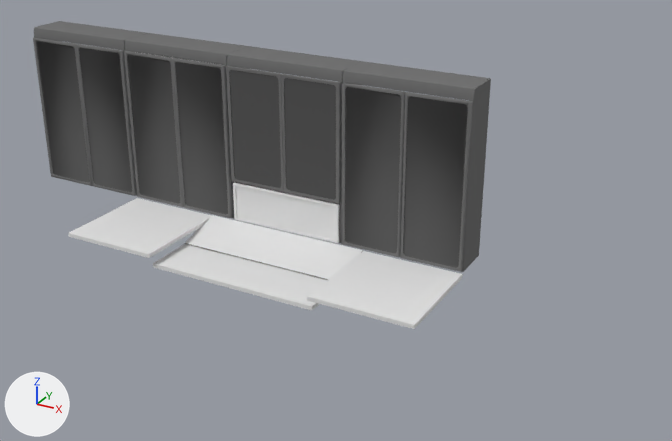
What one commit did to the Blender file images/model.blend.
Before and after are seen from a camera (50 mm lens) standing at (3.45, -5.47, 2.85) and looking at (0.43, 0.01, 0.11). The axes (+X, +Y, +Z) are drawn at lower left. The lights are the same throughout. The older version comes first.

The first picture shows 'Cube.001', 'Cube.002', 'central_cabinet', 'central_table', 'left_short_glass_door', 'left_tall_glass_door', 'left_tall_glass_door.001', 'left_tall_glass_door.002', 'right_short_glass_door', 'right_tall_glass_door', 'right_tall_glass_door.001', 'right_tall_glass_door.002', 'tall_cabinet_left', 'tall_cabinet_right', 'tall_cabinet_right.001' and 2 more.
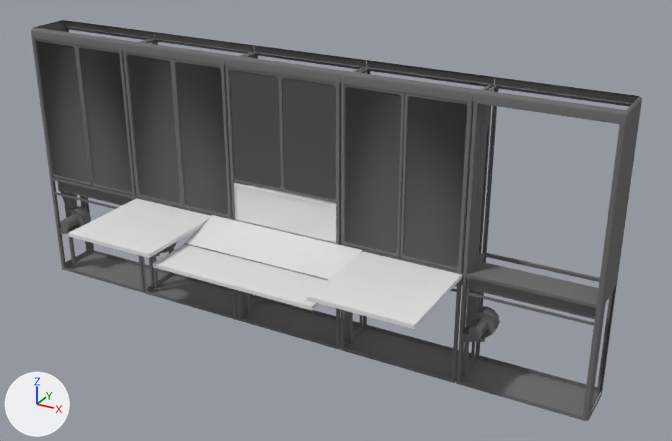
Commit message: Update cabinets construction

Pixel boxes (x1, y1, x2, y2) of what changed, in the pictures (672 x 441 px):
'Cylinder', added
    after: (456, 85, 633, 421)
'left_decor', added
    after: (473, 77, 642, 421)
'Cylinder.001', added
    after: (340, 67, 493, 383)
'tall_cabinet_left', deleted
    before: (343, 61, 491, 272)
'Cylinder.004', added
    after: (34, 26, 172, 293)
'Cylinder.002', added
    after: (225, 52, 366, 350)
'Cylinder.003', added
    after: (123, 39, 262, 320)
'central_cabinet', deleted
    before: (227, 46, 362, 243)
'cap', added
    after: (340, 60, 494, 102)
'left_decor.001', added
    after: (31, 20, 155, 267)
'tall_cabinet_right', deleted
    before: (125, 33, 248, 218)
'Plane.001', added
    after: (224, 45, 366, 83)
'tall_cabinet_right.001', deleted
    before: (34, 21, 147, 191)
'cap.001', added
    after: (122, 32, 254, 66)

Patch to the scene script:
```diff
--- a/images/model.blend.py
+++ b/images/model.blend.py
@@ ob_tall_cabinet_right_001 @@
-ob_tall_cabinet_right_001 = bpy.data.objects.new('tall_cabinet_right.001', me_cube_001)
@@ ob_tall_cabinet_left @@
-ob_tall_cabinet_left = bpy.data.objects.new('tall_cabinet_left', me_cube_001)
@@ ob_left_tall_glass_door_001 @@
 ob_left_tall_glass_door_001 = bpy.data.objects.new('left_tall_glass_door.001', me_cube_002)
-ob_left_tall_glass_door_001.parent = ob_tall_cabinet_left
 ob_left_tall_glass_door_001.matrix_parent_inverse = Matrix(((1.0, 0.0, 0.0, -0.96), (0.0, 1.0, 0.0, -0.162), (0.0, 0.0, 1.0, -0.58), (0.0, 0.0, 0.0, 1.0)))
@@ ob_right_tall_glass_door_001 @@
 ob_right_tall_glass_door_001 = bpy.data.objects.new('right_tall_glass_door.001', me_cube_002)
-ob_right_tall_glass_door_001.parent = ob_tall_cabinet_left
 ob_right_tall_glass_door_001.matrix_parent_inverse = Matrix(((1.0, 0.0, 0.0, -0.96), (0.0, 1.0, 0.0, -0.162), (0.0, 0.0, 1.0, -0.58), (0.0, 0.0, 0.0, 1.0)))
@@ ob_tall_cabinet_right @@
-ob_tall_cabinet_right = bpy.data.objects.new('tall_cabinet_right', me_cube_001)
@@ ob_left_tall_glass_door_002 @@
 ob_left_tall_glass_door_002 = bpy.data.objects.new('left_tall_glass_door.002', me_cube_002)
-ob_left_tall_glass_door_002.parent = ob_tall_cabinet_right
 ob_left_tall_glass_door_002.matrix_parent_inverse = Matrix(((1.0, 0.0, 0.0, 0.96), (0.0, 1.0, 0.0, -0.162), (0.0, 0.0, 1.0, -0.58), (0.0, 0.0, 0.0, 1.0)))
@@ ob_right_tall_glass_door_002 @@
 ob_right_tall_glass_door_002 = bpy.data.objects.new('right_tall_glass_door.002', me_cube_002)
-ob_right_tall_glass_door_002.parent = ob_tall_cabinet_right
 ob_right_tall_glass_door_002.matrix_parent_inverse = Matrix(((1.0, 0.0, 0.0, 0.96), (0.0, 1.0, 0.0, -0.162), (0.0, 0.0, 1.0, -0.58), (0.0, 0.0, 0.0, 1.0)))
@@ ob_left_tall_glass_door @@
 ob_left_tall_glass_door = bpy.data.objects.new('left_tall_glass_door', me_cube_002)
-ob_left_tall_glass_door.parent = ob_tall_cabinet_right
 ob_left_tall_glass_door.matrix_parent_inverse = Matrix(((1.0, 0.0, 0.0, 0.96), (0.0, 1.0, 0.0, -0.162), (0.0, 0.0, 1.0, -0.58), (0.0, 0.0, 0.0, 1.0)))
@@ ob_right_tall_glass_door @@
 ob_right_tall_glass_door = bpy.data.objects.new('right_tall_glass_door', me_cube_002)
-ob_right_tall_glass_door.parent = ob_tall_cabinet_right
 ob_right_tall_glass_door.matrix_parent_inverse = Matrix(((1.0, 0.0, 0.0, 0.96), (0.0, 1.0, 0.0, -0.162), (0.0, 0.0, 1.0, -0.58), (0.0, 0.0, 0.0, 1.0)))
@@ ob_central_cabinet @@
-ob_central_cabinet = bpy.data.objects.new('central_cabinet', me_cube_017)
@@ ob_left_short_glass_door @@
 ob_left_short_glass_door = bpy.data.objects.new('left_short_glass_door', me_cube_018)
-ob_left_short_glass_door.parent = ob_central_cabinet
 ob_left_short_glass_door.matrix_parent_inverse = Matrix(((1.0, 0.0, 0.0, 0.0), (0.0, 1.0, 0.0, -0.162), (0.0, 0.0, 1.0, -0.58), (0.0, 0.0, 0.0, 1.0)))
@@ ob_right_short_glass_door @@
 ob_right_short_glass_door = bpy.data.objects.new('right_short_glass_door', me_cube_018)
-ob_right_short_glass_door.parent = ob_central_cabinet
 ob_right_short_glass_door.matrix_parent_inverse = Matrix(((1.0, 0.0, 0.0, 0.0), (0.0, 1.0, 0.0, -0.162), (0.0, 0.0, 1.0, -0.58), (0.0, 0.0, 0.0, 1.0)))
@@ ob_panel @@
 ob_panel = bpy.data.objects.new('panel', me_cube)
-ob_panel.parent = ob_central_cabinet
 ob_panel.matrix_parent_inverse = Matrix(((1.0, 0.0, 0.0, 0.0), (0.0, 1.0, 0.0, -0.162), (0.0, 0.0, 1.0, -0.58), (0.0, 0.0, 0.0, 1.0)))
@@ ob_cylinder @@
+ob_cylinder = bpy.data.objects.new('Cylinder', me_cylinder_001)  # 202 vertices, 137 faces; spans x -0.48..0.47, y -0.04..0.38, z -0.96..1.17; in mat_gray_steel (grey #737373)
+ob_cylinder.location = (1.92, 0.0, 0.0)
@@ ob_cylinder_001 @@
+ob_cylinder_001 = bpy.data.objects.new('Cylinder.001', me_cylinder_001)  # 202 vertices, 137 faces; spans x -0.48..0.47, y -0.04..0.38, z -0.96..1.17; in mat_gray_steel (grey #737373)
+ob_cylinder_001.location = (0.96, 0.0, 0.0)
@@ ob_plane_001 @@
+ob_plane_001 = bpy.data.objects.new('Plane.001', me_plane_001)  # 20 vertices, 8 faces; spans x -0.478..0.478, y -0.015..0.381, z 1.151..1.232; in mat_gray_steel (grey #737373)
+ob_plane_001.location = (0.0, 0.0, 0.0)
@@ ob_cylinder_002 @@
+ob_cylinder_002 = bpy.data.objects.new('Cylinder.002', me_cylinder_001)  # 202 vertices, 137 faces; spans x -0.48..0.47, y -0.04..0.38, z -0.96..1.17; in mat_gray_steel (grey #737373)
+ob_cylinder_002.location = (0.0, 0.0, 0.0)
@@ ob_cap @@
+ob_cap = bpy.data.objects.new('cap', me_plane_001)  # 20 vertices, 8 faces; spans x -0.478..0.478, y -0.015..0.381, z 1.151..1.232; in mat_gray_steel (grey #737373)
+ob_cap.location = (0.96, 0.0, 0.0)
@@ ob_left_decor @@
+ob_left_decor = bpy.data.objects.new('left_decor', me_plane_002)  # 54 vertices, 41 faces; spans x -0.48..0.49, y -0.02..0.38, z -0.96..1.23; in mat_gray_steel (grey #737373)
+ob_left_decor.location = (1.92, 0.0, 0.0)
@@ ob_cylinder_003 @@
+ob_cylinder_003 = bpy.data.objects.new('Cylinder.003', me_cylinder_001)  # 202 vertices, 137 faces; spans x -0.48..0.47, y -0.04..0.38, z -0.96..1.17; in mat_gray_steel (grey #737373)
+ob_cylinder_003.location = (-0.96, 0.0, 0.0)
@@ ob_cylinder_004 @@
+ob_cylinder_004 = bpy.data.objects.new('Cylinder.004', me_cylinder_001)  # 202 vertices, 137 faces; spans x -0.48..0.47, y -0.04..0.38, z -0.96..1.17; in mat_gray_steel (grey #737373)
+ob_cylinder_004.location = (-1.92, 0.0, 0.0)
@@ ob_cap_001 @@
+ob_cap_001 = bpy.data.objects.new('cap.001', me_plane_001)  # 20 vertices, 8 faces; spans x -0.478..0.478, y -0.015..0.381, z 1.151..1.232; in mat_gray_steel (grey #737373)
+ob_cap_001.location = (-0.96, 0.0, 0.0)
@@ ob_left_decor_001 @@
+ob_left_decor_001 = bpy.data.objects.new('left_decor.001', me_plane_002)  # 54 vertices, 41 faces; spans x -0.48..0.49, y -0.02..0.38, z -0.96..1.23; in mat_gray_steel (grey #737373)
+ob_left_decor_001.location = (-1.92, 0.0, 0.0)
+ob_left_decor_001.scale = (-1.0, 1.0, 1.0)
```
